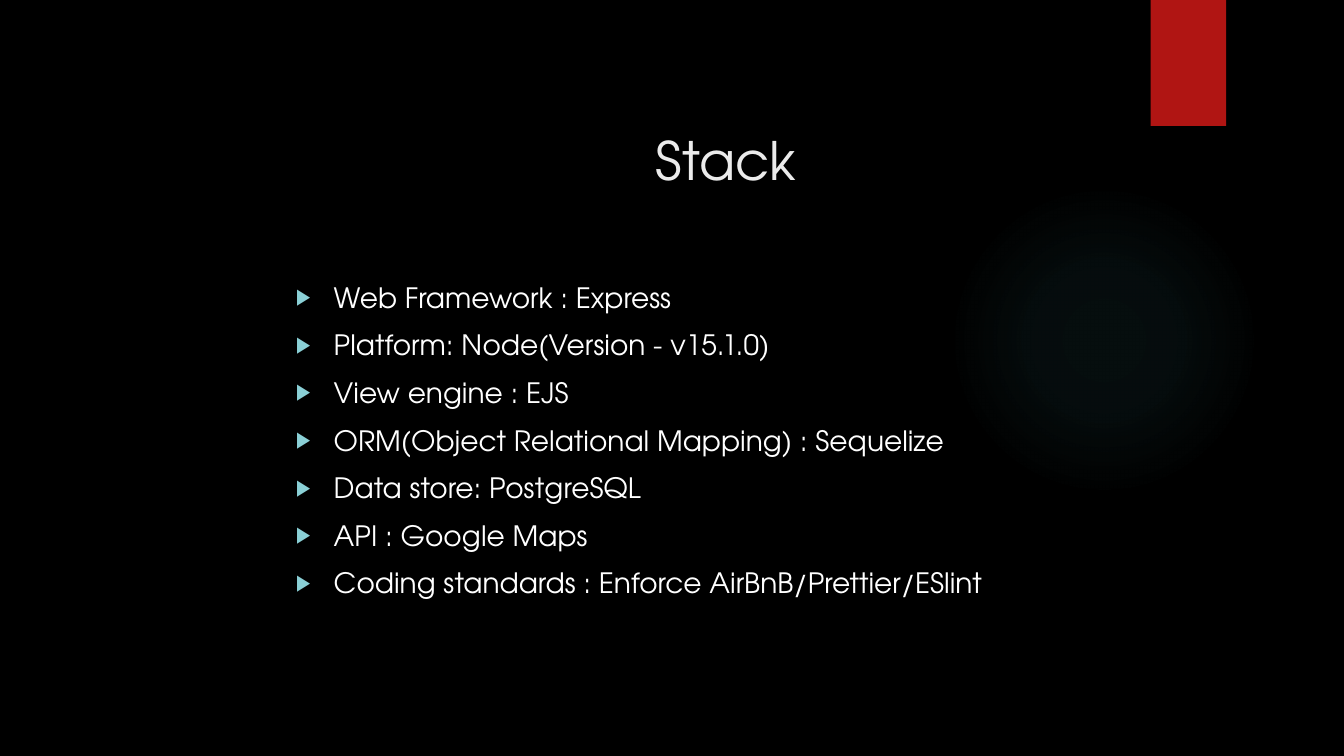
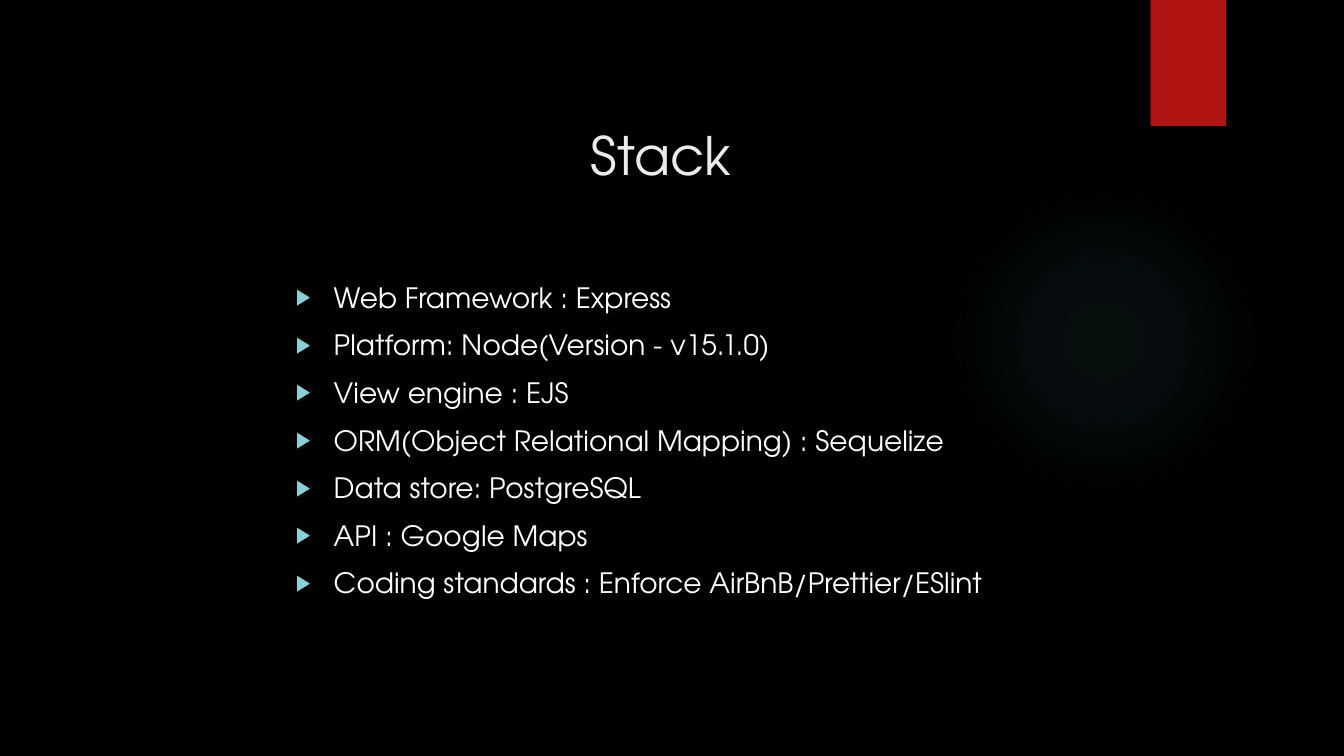
Before and after one commit to nrajubn/Full-Stack-App, a slide deck: slide 4 of Northwest hunt .pptx. Drawn at 1344x756 pixels with LibreOffice and Linux fonts; fonts in the diff are those of the drawing; background and template pictures are left out. Boxes give left, top, right and bottom in pixels: in the first picture for what was removed or moved away, otherwise in the second. Text is boxed around its words. In the diff, an @@ line names an element or a change of style, - is before the commit and + after.

```diff
--- a/Northwest hunt .pptx
+++ b/Northwest hunt .pptx
@@ title "Stack": place and size @@
-title "Stack" at (656, 140, 797, 181)
+title "Stack" at (591, 135, 732, 176)
```
Also in this commit, not shown: 1 other slide changed, 1 other file.
